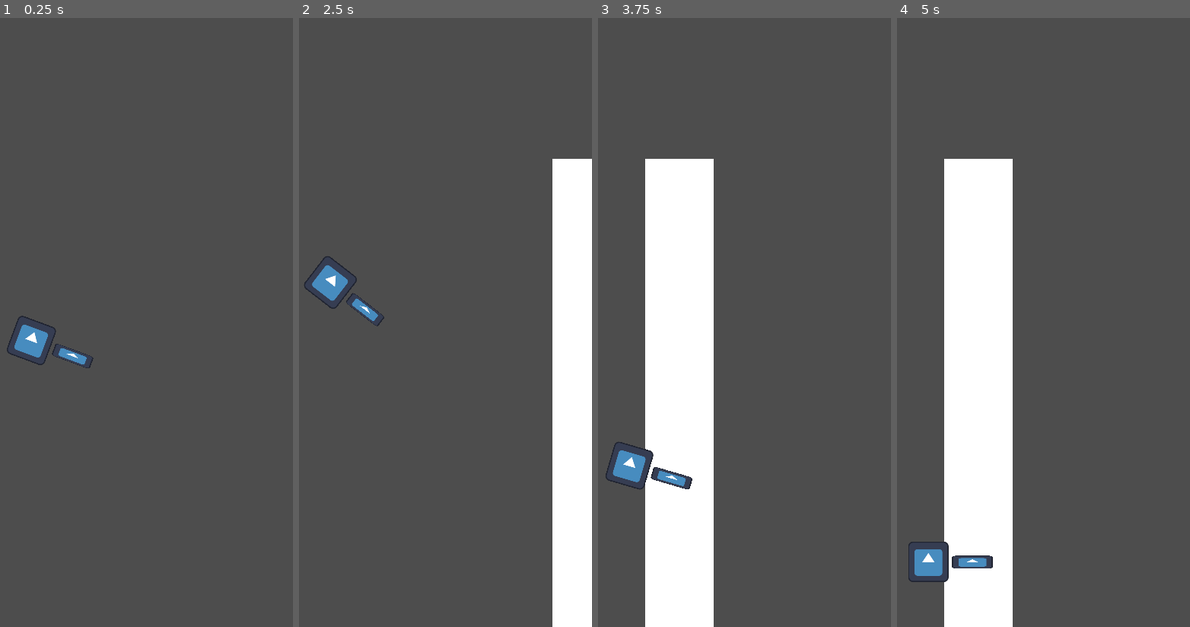
Above: before the commit, frames 1-4 (left to right).
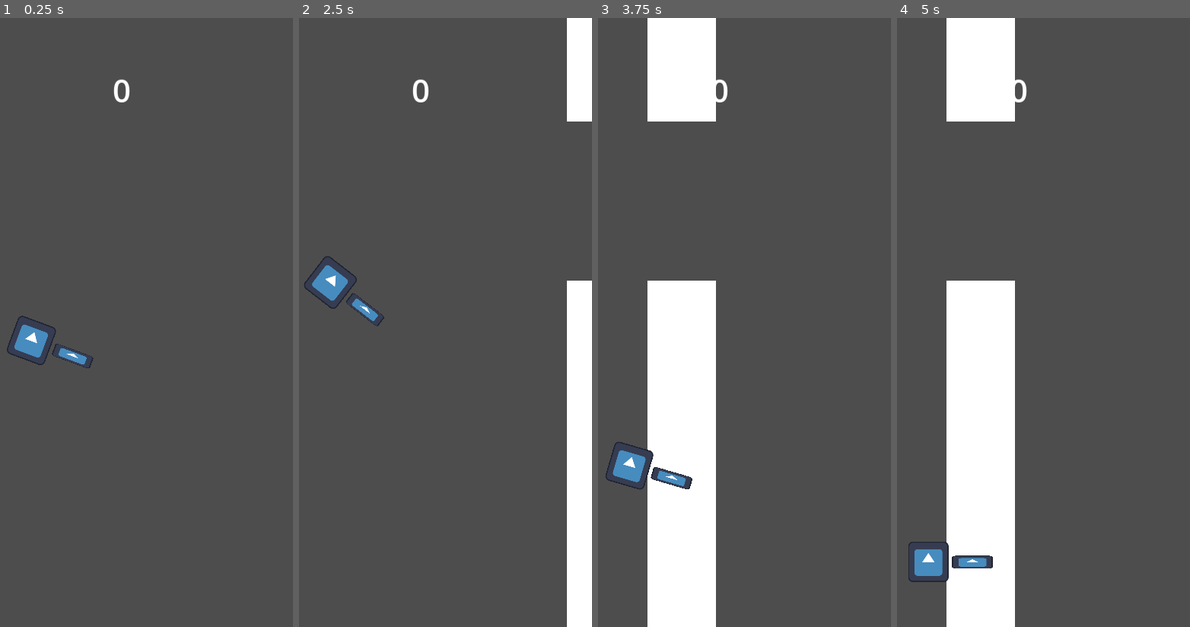
Above: after the commit, the same moments.

Repository: ahmed-alnour123/godot-flappy-bird
Game: Godot game, scene res://scenes/main_scene.tscn
Same seed, same stepped clock (60 frames per second), same inputs: the game is played once before the commit and once after it. The engine's default icon, where the game draws it, is replaced by a stand-in: a white triangle on a blue panel in a dark square.
Inputs:
- Up to frame 1 (0.25 s): no input
- Up to frame 2 (2.5 s): tap Enter (ui_accept) at 0.5, 0.77, 1.52 s
- Up to frame 3 (3.75 s): tap Enter (ui_accept) at 3.02 s
- Up to frame 4 (5 s): tap Enter (ui_accept) at 3.77, 4.52 s

The runs differ from the first frame. In frame 1, 0.1% of the frame differs, in the area x 38-45%, y 10-14%; in frame 2, 7.1%; in frame 3, 9.6%, in the area x 16-45%, y 0-100%; in frame 4, 9.6%.

Commit message:
improved mechanics and added ui layout

Diff:
--- a/scenes/main_scene.tscn
+++ b/scenes/main_scene.tscn
@@ -1,10 +1,11 @@
-[gd_scene load_steps=8 format=3 uid="uid://b0xih5lsoehag"]
+[gd_scene load_steps=10 format=3 uid="uid://b0xih5lsoehag"]
 
 [ext_resource type="PackedScene" uid="uid://cxlmi0672itw7" path="res://scenes/player.tscn" id="1_4gxh6"]
-[ext_resource type="Script" path="res://scenes/game_manager.gd" id="1_tv0j4"]
+[ext_resource type="Script" path="res://scripts/game_manager.gd" id="1_e6cxp"]
 [ext_resource type="Texture2D" uid="uid://clwrexlpquunv" path="res://icon.svg" id="2_48wsa"]
+[ext_resource type="Script" path="res://scripts/pipes_spawner.gd" id="4_00kq4"]
 [ext_resource type="PackedScene" uid="uid://w4dr3siso0ay" path="res://scenes/pipes.tscn" id="4_u2sbk"]
-[ext_resource type="Script" path="res://scenes/pipes_spawner.gd" id="4_vqw10"]
+[ext_resource type="Texture2D" uid="uid://s1g5v7nf6y3y" path="res://art/pixel.png" id="6_oq25r"]
 
 [sub_resource type="RectangleShape2D" id="RectangleShape2D_i87ky"]
 size = Vector2(1080, 135.75)
@@ -12,8 +13,11 @@
 [sub_resource type="RectangleShape2D" id="RectangleShape2D_c755j"]
 size = Vector2(1080, 82.5)
 
+[sub_resource type="LabelSettings" id="LabelSettings_5mx7w"]
+font_size = 101
+
 [node name="MainScene" type="Node2D"]
-script = ExtResource("1_tv0j4")
+script = ExtResource("1_e6cxp")
 metadata/_edit_vertical_guides_ = [540.0, 1080.0, 0.0]
 metadata/_edit_horizontal_guides_ = [960.0, 1920.0, 0.0]
 
@@ -31,11 +35,16 @@
 jump_power = 1000.0
 
 [node name="PipesSpawner" type="Node2D" parent="."]
-script = ExtResource("4_vqw10")
+script = ExtResource("4_00kq4")
 pipes_scene = ExtResource("4_u2sbk")
 
 [node name="PipesPos" type="Marker2D" parent="."]
-position = Vector2(1354, 960)
+position = Vector2(1400, 960)
+
+[node name="Sprite2D" type="Sprite2D" parent="PipesPos"]
+modulate = Color(0.976471, 0, 0.556863, 1)
+scale = Vector2(74.9205, 78.7107)
+texture = ExtResource("6_oq25r")
 
 [node name="PlayerMarker" type="Marker2D" parent="."]
 
@@ -57,5 +66,21 @@
 position = Vector2(0, 40.75)
 shape = SubResource("RectangleShape2D_c755j")
 
+[node name="HUD" type="CanvasLayer" parent="."]
+
+[node name="Label" type="Label" parent="HUD"]
+anchors_preset = 5
+anchor_left = 0.5
+anchor_right = 0.5
+offset_left = -260.0
+offset_top = 158.0
+offset_right = 260.0
+offset_bottom = 299.0
+grow_horizontal = 2
+text = "1920x1080"
+label_settings = SubResource("LabelSettings_5mx7w")
+horizontal_alignment = 1
+vertical_alignment = 1
+
 [connection signal="body_entered" from="Player" to="Player" method="_on_body_entered"]
 [connection signal="timeout" from="PipesTimer" to="PipesSpawner" method="_on_pipes_timer_timeout"]
--- a/scenes/pipes.tscn
+++ b/scenes/pipes.tscn
@@ -1,10 +1,10 @@
 [gd_scene load_steps=3 format=3 uid="uid://w4dr3siso0ay"]
 
+[ext_resource type="Script" path="res://scripts/pipes.gd" id="1_f0obn"]
 [ext_resource type="Texture2D" uid="uid://s1g5v7nf6y3y" path="res://art/pixel.png" id="2_b8qst"]
-[ext_resource type="Script" path="res://scenes/pipes.gd" id="2_trqga"]
 
 [node name="pipes" type="Area2D"]
-script = ExtResource("2_trqga")
+script = ExtResource("1_f0obn")
 speed = 10
 
 [node name="TopPipe" type="Sprite2D" parent="."]
--- /dev/null
+++ b/scenes/ui/lose_panel.tscn
@@ -0,0 +1,125 @@
+[gd_scene load_steps=6 format=3 uid="uid://cbqygid0e58sr"]
+
+[ext_resource type="Texture2D" uid="uid://s1g5v7nf6y3y" path="res://art/pixel.png" id="1_dxdtx"]
+[ext_resource type="Texture2D" uid="uid://clwrexlpquunv" path="res://icon.svg" id="2_bl2vs"]
+
+[sub_resource type="LabelSettings" id="LabelSettings_os61n"]
+font_size = 111
+
+[sub_resource type="LabelSettings" id="LabelSettings_4ntj5"]
+font_size = 61
+
+[sub_resource type="LabelSettings" id="LabelSettings_kmnqx"]
+font_size = 121
+font_color = Color(0.337255, 0.564706, 0.94902, 1)
+
+[node name="LosePanel" type="Control"]
+layout_mode = 3
+anchors_preset = 15
+anchor_right = 1.0
+anchor_bottom = 1.0
+grow_horizontal = 2
+grow_vertical = 2
+
+[node name="Label" type="Label" parent="."]
+layout_mode = 1
+anchors_preset = 8
+anchor_left = 0.5
+anchor_top = 0.5
+anchor_right = 0.5
+anchor_bottom = 0.5
+offset_left = -301.0
+offset_top = -540.0
+offset_right = 301.0
+offset_bottom = -385.0
+grow_horizontal = 2
+grow_vertical = 2
+text = "Game Over"
+label_settings = SubResource("LabelSettings_os61n")
+horizontal_alignment = 1
+vertical_alignment = 1
+
+[node name="Panel" type="Panel" parent="."]
+layout_mode = 1
+anchors_preset = 8
+anchor_left = 0.5
+anchor_top = 0.5
+anchor_right = 0.5
+anchor_bottom = 0.5
+offset_left = -361.0
+offset_top = -321.0
+offset_right = 361.0
+offset_bottom = 321.0
+grow_horizontal = 2
+grow_vertical = 2
+
+[node name="TextureRect" type="TextureRect" parent="Panel"]
+layout_mode = 1
+anchors_preset = 4
+anchor_top = 0.5
+anchor_bottom = 0.5
+offset_left = 107.0
+offset_top = -128.0
+offset_right = 363.0
+offset_bottom = 128.0
+grow_vertical = 2
+texture = ExtResource("2_bl2vs")
+
+[node name="VBoxContainer" type="VBoxContainer" parent="Panel"]
+layout_mode = 1
+anchors_preset = 11
+anchor_left = 1.0
+anchor_right = 1.0
+anchor_bottom = 1.0
+grow_horizontal = 0
+grow_vertical = 2
+
+[node name="Spacer" type="Control" parent="Panel/VBoxContainer"]
+layout_mode = 2
+size_flags_vertical = 3
+
+[node name="ScoreLabel" type="Label" parent="Panel/VBoxContainer"]
+layout_mode = 2
+text = "Score"
+label_settings = SubResource("LabelSettings_4ntj5")
+horizontal_alignment = 2
+
+[node name="Score" type="Label" parent="Panel/VBoxContainer"]
+layout_mode = 2
+text = "12"
+label_settings = SubResource("LabelSettings_kmnqx")
+horizontal_alignment = 2
+
+[node name="BestScoreLabel" type="Label" parent="Panel/VBoxContainer"]
+layout_mode = 2
+text = "Best"
+label_settings = SubResource("LabelSettings_4ntj5")
+horizontal_alignment = 2
+
+[node name="BestScore" type="Label" parent="Panel/VBoxContainer"]
+layout_mode = 2
+text = "25"
+label_settings = SubResource("LabelSettings_kmnqx")
+horizontal_alignment = 2
+
+[node name="Spacer2" type="Control" parent="Panel/VBoxContainer"]
+layout_mode = 2
+size_flags_vertical = 3
+
+[node name="TextureButton" type="TextureButton" parent="."]
+layout_mode = 1
+anchors_preset = 8
+anchor_left = 0.5
+anchor_top = 0.5
+anchor_right = 0.5
+anchor_bottom = 0.5
+offset_left = -258.0
+offset_top = 402.0
+offset_right = 258.0
+offset_bottom = 558.0
+grow_horizontal = 2
+grow_vertical = 2
+texture_normal = ExtResource("1_dxdtx")
+texture_pressed = ExtResource("2_bl2vs")
+ignore_texture_size = true
+stretch_mode = 1
--- /dev/null
+++ b/scenes/ui/main_menu.tscn
@@ -0,0 +1,61 @@
+[gd_scene load_steps=4 format=3 uid="uid://2v8y5twhn5ip"]
+
+[ext_resource type="Texture2D" uid="uid://s1g5v7nf6y3y" path="res://art/pixel.png" id="1_iw6os"]
+[ext_resource type="Texture2D" uid="uid://clwrexlpquunv" path="res://icon.svg" id="2_sdfm5"]
+
+[sub_resource type="LabelSettings" id="LabelSettings_mp7tv"]
+font_size = 161
+
+[node name="MainMenu" type="Control"]
+layout_mode = 3
+anchors_preset = 15
+anchor_right = 1.0
+anchor_bottom = 1.0
+grow_horizontal = 2
+grow_vertical = 2
+
+[node name="GameTitle" type="Label" parent="."]
+layout_mode = 1
+anchors_preset = 8
+anchor_left = 0.5
+anchor_top = 0.5
+anchor_right = 0.5
+anchor_bottom = 0.5
+offset_left = -436.0
+offset_top = -459.0
+offset_right = 436.0
+offset_bottom = -235.0
+grow_horizontal = 2
+grow_vertical = 2
+text = "Flappy Bird"
+label_settings = SubResource("LabelSettings_mp7tv")
+horizontal_alignment = 1
+vertical_alignment = 1
+
+[node name="About" type="TextureButton" parent="."]
+layout_mode = 1
+offset_left = 32.0
+offset_top = 32.0
+offset_right = 179.0
+offset_bottom = 179.0
+texture_normal = ExtResource("1_iw6os")
+ignore_texture_size = true
+stretch_mode = 5
+
+[node name="Play" type="TextureButton" parent="."]
+layout_mode = 1
+anchors_preset = 8
+anchor_left = 0.5
+anchor_top = 0.5
+anchor_right = 0.5
+anchor_bottom = 0.5
+offset_left = -326.0
+offset_top = 182.0
+offset_right = 326.0
+offset_bottom = 426.0
+grow_horizontal = 2
+grow_vertical = 2
+texture_normal = ExtResource("1_iw6os")
+texture_pressed = ExtResource("2_sdfm5")
+ignore_texture_size = true
+stretch_mode = 1
--- a/scenes/game_manager.gd
+++ b/scripts/game_manager.gd
@@ -6,3 +6,6 @@
 func add_score():
 	score += 1
 	print("score is %d" % score)
+
+func _process(_delta) -> void:
+	$HUD/Label.text = str(score)
--- a/scenes/pipes.gd
+++ b/scripts/pipes.gd
@@ -19,8 +19,6 @@
 
 	if position.x < player.position.x and not is_passed_player:
 		is_passed_player = true
-		print("yes")
-		# add score to game manager
 		game_manager.add_score()
 
 func _on_body_entered(body: Node2D) -> void:
--- a/scenes/pipes_spawner.gd
+++ b/scripts/pipes_spawner.gd
@@ -1,7 +1,7 @@
 extends Node2D
 
 @export var pipes_scene: PackedScene
-var pipe_margin = 400 # TODO: decrease it to make it harder
+var pipe_margin = 300 # TODO: decrease it to make it harder
 var can_instantiate = true
 
 
@@ -16,9 +16,9 @@
 	pass
 
 func instantiate_pipes() -> void:
-	var height = DisplayServer.screen_get_size().x
+	var height = get_viewport().size.y
 	var instance = pipes_scene.instantiate() as Area2D
-	$"../PipesPos".position.y = randi_range(pipe_margin, height - pipe_margin)
+	$"../PipesPos".position.y = randi_range(pipe_margin, height)
 	instance.position = $"../PipesPos".position
 	add_child(instance)
 
Not shown, changed: .gitignore
